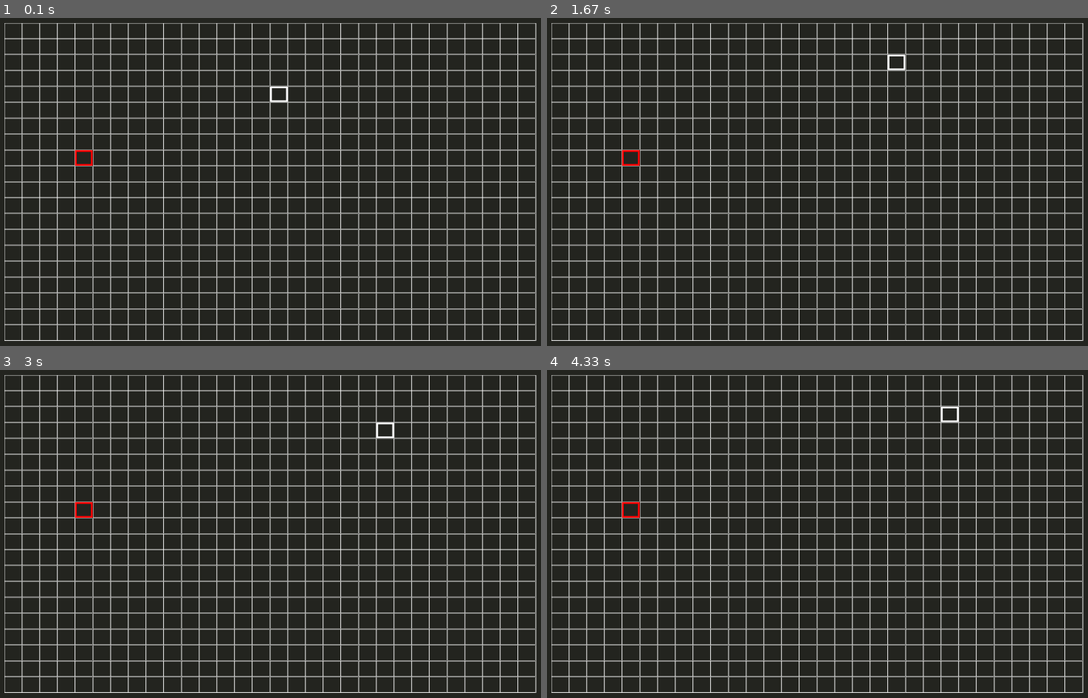
Above: before the commit, frames 1-4 (two rows, left to right).
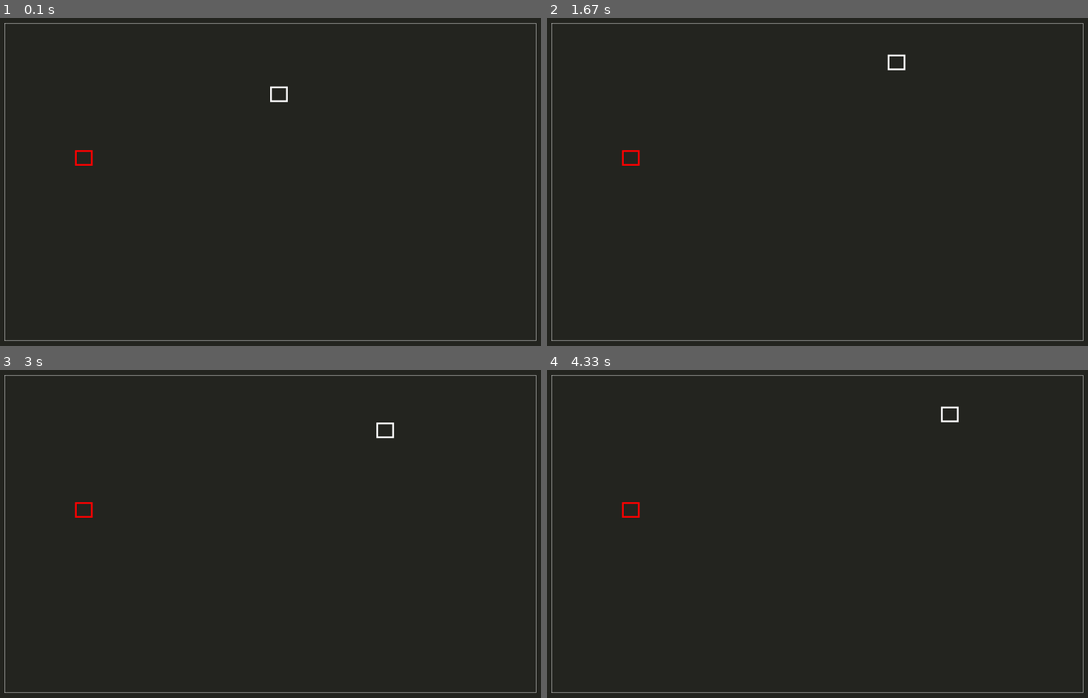
Above: after the commit, the same moments.

Repository: jorenchik/snake-pygame
Game: pygame game, started from index.py
Same seed, same stepped clock (60 frames per second), same inputs: the game is played once before the commit and once after it.
Inputs:
- Up to frame 1 (0.1 s): no input
- Up to frame 2 (1.67 s): hold Right 0.33-0.8 s; hold Up 0.83-1.3 s; hold Right from 1.33 s (still down)
- Up to frame 3 (3 s): release Right at 1.8 s; hold Left 1.83-2.37 s; hold Down 2.4-2.7 s; hold Left from 2.73 s (still down)
- Up to frame 4 (4.33 s): release Left at 3.13 s; hold Up 3.17-3.53 s; hold Right 3.57-4.2 s; hold Down from 4.23 s (still down)

The runs differ from the first frame. In frame 1, 16% of the frame differs, in the area x 0-100%, y 1-99%; in frame 2, 16%; in frame 3, 16%; in frame 4, 16%.

Commit message:
Velocity bug fix

Diff:
--- a/game.py
+++ b/game.py
@@ -43,7 +43,7 @@
             return
         self.velocity.y = -self.velocity.length()
         self.velocity.x = 0
-        print(self.velocity)
+
     def moveDown(self):
         if self.velocity.y < 0:
             return
@@ -81,6 +81,7 @@
         self.now = False
         self.fps = fps
         self.dt = False
+        self.previousDirChange = False
         # State fields
         self.active = True
         # Rects
--- a/index.py
+++ b/index.py
@@ -11,17 +11,22 @@
         headPart = game.snakeParts[0]
         # Events
         if game.isQuit(): quit()
-        if game.isKey(pg.K_UP):
-            headPart.moveUp()
-        if game.isKey(pg.K_DOWN):
-            headPart.moveDown()
-        if game.isKey(pg.K_LEFT):
-            headPart.moveLeft()
-        if game.isKey(pg.K_RIGHT):
-            headPart.moveRight()
+        if (not game.previousDirChange or game.now - game.previousDirChange >= headPart.movementPeriod/2):
+            if game.isKey(pg.K_UP):
+                headPart.moveUp()
+                game.previousDirChange = game.now
+            if game.isKey(pg.K_DOWN):
+                headPart.moveDown()
+                game.previousDirChange = game.now
+            if game.isKey(pg.K_LEFT):
+                headPart.moveLeft()
+                game.previousDirChange = game.now
+            if game.isKey(pg.K_RIGHT):
+                headPart.moveRight()
+                game.previousDirChange = game.now
+
 
         for i, part in enumerate(game.snakeParts):
-            print(part.velocity)
             if part.movementPeriod:
                 part.prevPos = part.pos
                 part.prevVelocity = part.velocity
@@ -29,10 +34,9 @@
                     if (game.now - part.prevMoveMoment) >= part.movementPeriod:
                         game.moveSnakePart(part,part.pos,part.velocity)
                         if part.type != 'head':
-                            part.velocity = pg.Vector2(game.snakeParts[i-1].velocity)
+                            part.velocity = pg.Vector2(game.snakeParts[i-1].prevVelocity)
                 else:
                     game.moveSnakePart(part,part.pos,part.velocity)
-
             else: game.moveSnakePart(part,part.pos,part.velocity)
 
         for part in game.snakeParts:
@@ -41,7 +45,7 @@
                     lastSnakePart = game.snakeParts[-1]
                     game.foods.remove(food)
                     game.createSnakePart('body',lastSnakePart.prevMoveMoment, lastSnakePart.prevPos, pg.Vector2(lastSnakePart.prevVelocity))
-
+                    game.createFood()
 
         # Draw the walls
         pg.draw.rect(game.screen, wallColor,game.topBorder)
@@ -51,9 +55,9 @@
 
         # Draw the rects
         rects = game.playfield.rects
-        for col in rects:
-            for rect in col:
-                pg.draw.rect(game.screen, wallColor,rect, 1)
+        # for col in rects:
+        #     for rect in col:
+        #         pg.draw.rect(game.screen, wallColor,rect, 1)
 
         # Draw snake parts
         for snakePart in game.snakeParts:
@@ -63,8 +67,5 @@
         for food in game.foods:
             pg.draw.rect(game.screen, foodColor, food.rect, 5)
 
-
-        # for part in game.snakeParts:
-        #     print(part.prevMoveMoment)
         game.update()
 main()
